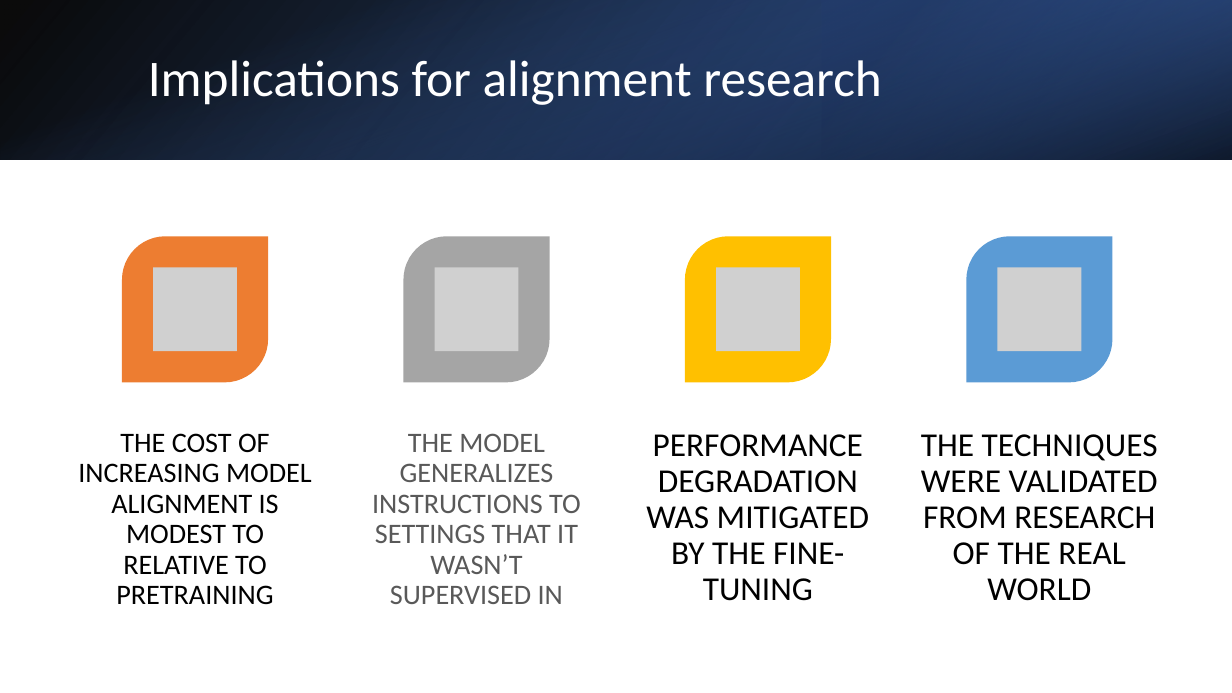
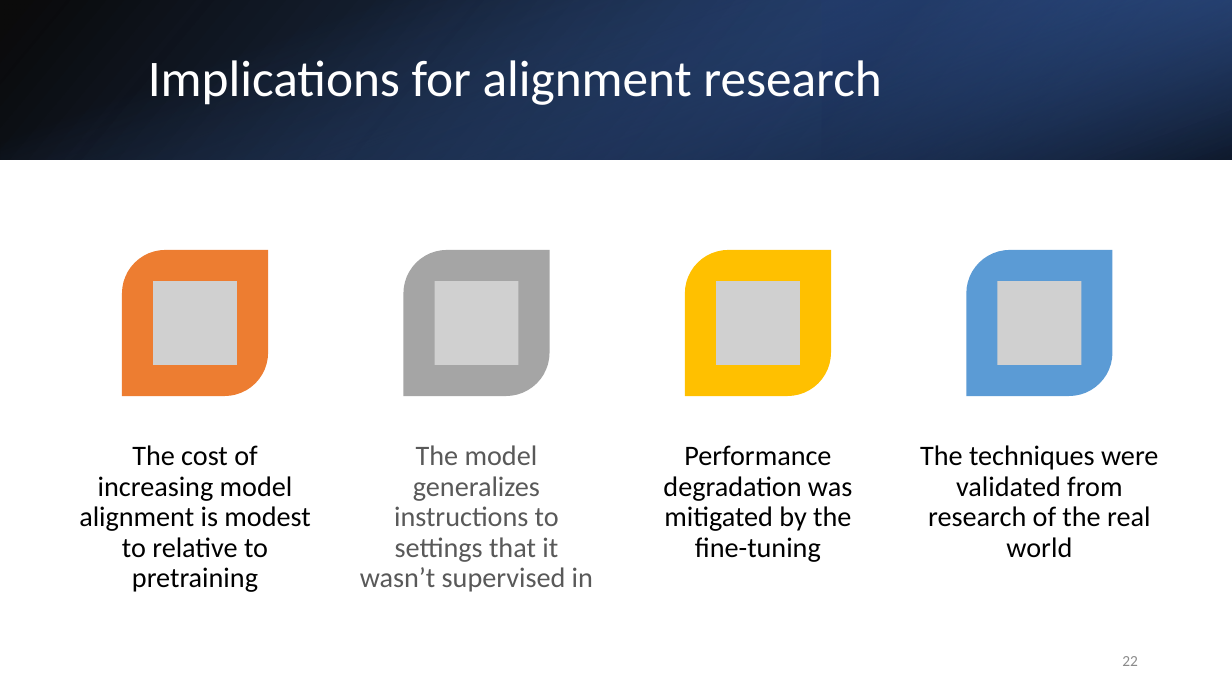
Before and after one commit to logus2k/genai_paper, a slide deck: slide 22 of final/final_version.pptx. Drawn at 1232x693 pixels with LibreOffice and Linux fonts; fonts in the diff are those of the drawing; grey boxes stand for pictures. Boxes give left, top, right and bottom in pixels: in the first picture for what was removed or moved away, otherwise in the second. Text is boxed around its words. In the diff, an @@ line names an element or a change of style, - is before the commit and + after.

Commit message:
feat: final version

```diff
--- a/final/final_version.pptx
+++ b/final/final_version.pptx
@@ 4 pictures, 4 round diag rects: place and size @@
-4 pictures, 4 round diag rects at [122,237,1113,383]
+4 pictures, 4 round diag rects at [122,250,1113,396]
@@ text at [79,445,310,592]: text changed @@
-THE COST OF INCREASING MODEL ALIGNMENT IS MODEST TO RELATIVE TO PRETRAINING
+The cost of increasing model alignment is modest to relative to pretraining
@@ text at [360,445,593,592]: text changed @@
-THE MODEL GENERALIZES INSTRUCTIONS TO SETTINGS THAT IT WASN’T SUPERVISED IN
+The model generalizes instructions to settings that it wasn’t supervised in
@@ text at [663,445,852,562]: text changed; size 26 to 22 pt @@
-PERFORMANCE DEGRADATION WAS MITIGATED BY THE FINE-TUNING
+Performance degradation was mitigated by the fine-tuning
@@ text at [920,445,1158,558]: text changed; size 26 to 22 pt @@
-THE TECHNIQUES WERE VALIDATED FROM RESEARCH OF THE REAL WORLD
+The techniques were validated from research of the real world
@@ page number added at [1122,656,1138,666], 12 pt, text #8C8C8C @@
+22
```
Also in this commit, not shown: 26 other slides changed.
